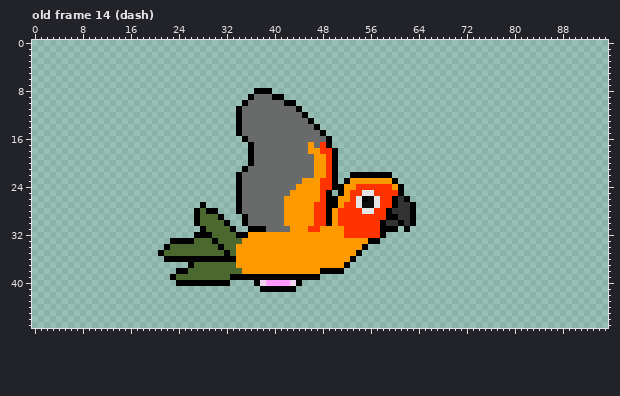
A pixel-art file gets an edit: Citrus/aseprite/citrus_roa_2.aseprite. Above is the file before it was changed.
96x48 pixels, 99 frames. Shown: old frame 14 (dash). The commit also changed other frames, which this record leaves out.
New version:
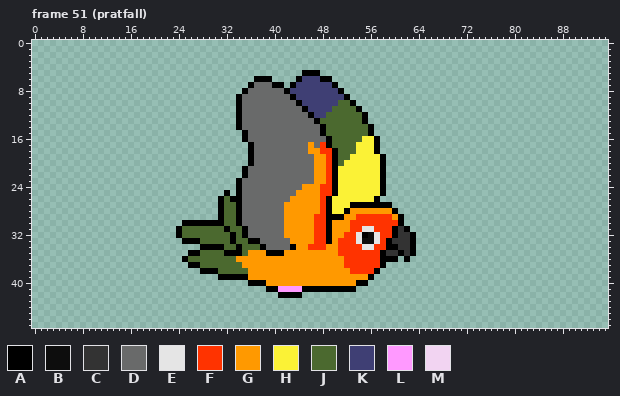
Palette (. is transparent): A #000000  B #0d0d0d  C #333333  D #696a6a  E #e5e5e5  F #ff3300  G #ff9900  H #fbf236  J #4b692f  K #3f3f74  L #ff99ff  M #f2d4f2
A new or re-ordered frame is compared with the old frame closest to it.
Difference:
frames 99 -> 103
Changed rows in their new state; - is an unchanged pixel.
Frame 51 (pratfall) is new; against old frame 14 (dash):
first column x 21:
 5 ------------------------AAA----------------
 6 ----------------AAA----AKKKAA--------------
 7 ---------------ADDDAA-AKKKKKKA-------------
 8 --------------ADDDDDDAKKKKKKKKA------------
 9 -------------ADD---DDDAKKKKKKKKA-----------
10 -------------AD------DDAKKKKKKJJA----------
11 -----------------------DAKKKKJJJJA---------
12 ------------------------DAKKJJJJJJA--------
13 -------------------------DAJJJJJJJA--------
14 --------------------------DAJJJJJJJA-------
15 -------------.A-------------JJJJJJJA-------
16 -----------------------------JJJJJHHA------
17 -----------------------------JJJJHHHA------
18 ------------------------------JJJHHHA------
19 ------------------------------JJHHHHHA-----
20 ------------------------------JHHHHHHA-----
21 ------------------------------HHHHHHHA-----
22 -------------.A---------------HHHHHHH-.----
23 ------------------------DD-G--HHHHHHHA..---
24 -----------------------D------HHHHHHHA...--
25 -----------A----------D-----FAHHHHHHHA...--
26 ----------AJA--------D-------HHHHHHHA.....-
27 -------.--AJJ-------------G--HHHAAAAAAA....
28 ------....AJJ-------------G--HHAGGGGGGGA...
29 ------....-JJAD--------------AAGG-----FGA..
30 ----AA-AAAAJJAD---------------GG-----FFF-..
31 ---AJJJJ---AJJADDD---G---G-FA--G--EE-FF-C--
32 ---AJJJJJ---AJ-DDDDDD-----FFA----EABEFFACCA
33 --..--A--J--A-JAADDDDD----FFA-FFFEBBEFACCCA
34 -......AAA---AJJJADDDDA--FFF--FFFFEEFFAACCA
35 .....AA-----AAJ---AAA---------FFFFFFFACCACA
36 -...-JJJJJJJJ------------------FFFFFFAAA-A-
37 ------A------J-----------------FFFFFFA-----
38 ---....AAA----J------------GGGGGFFFFA------
39 --........AA---GGGGGGGGGGGGGGGGGGGGA-------
40 ---.........---A-AGGGGGGGGGGGGGGGAA--------
41 -----------------.--LLLLAAAAAAAAA----------
42 --------------------AAAA-------------------
Pixel boxes of the changes (left, top, right, bottom) in both pictures:
changed: (158, 70, 416, 298)
